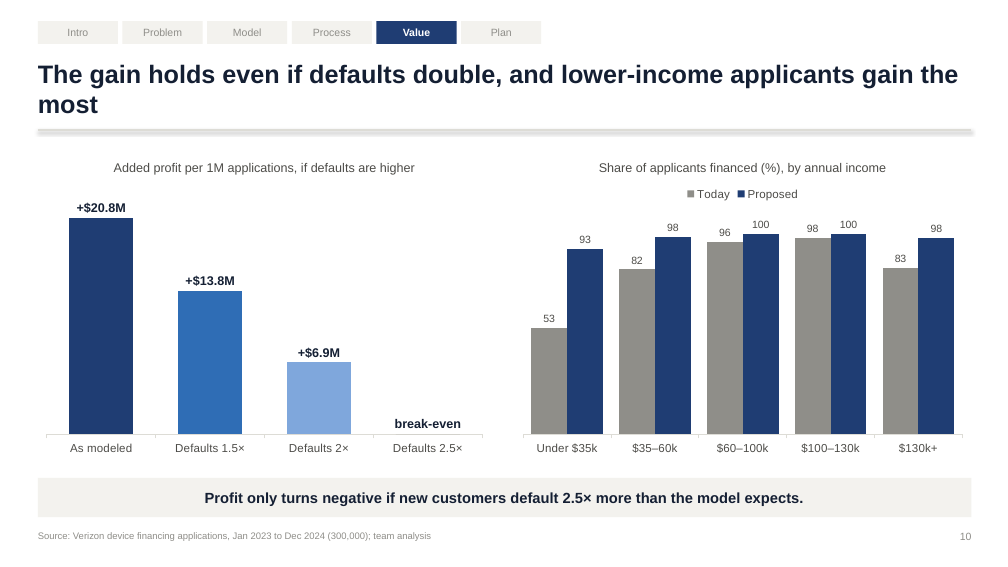
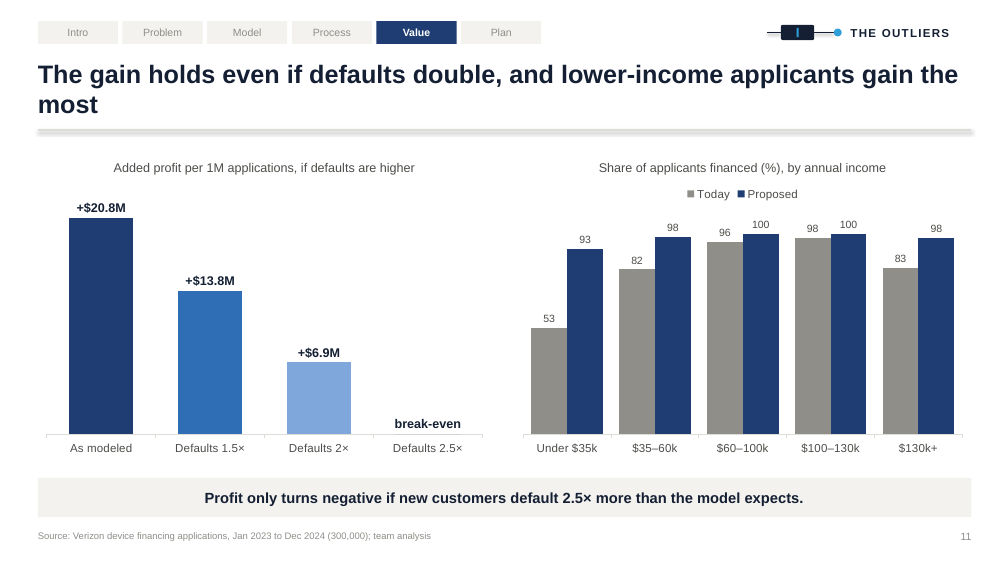
Before and after one commit to olerigha/Data-Learning, a slide deck: slide 11 of Leadership & Consulting in Data Science/Verizon EDA/Presentation/Verizon_Proposal_The_Outliers.pptx (slide 10 before the commit). Drawn at 1008x567 pixels with LibreOffice and Linux fonts; fonts in the diff are those of the drawing. Boxes give left, top, right and bottom in pixels: in the first picture for what was removed or moved away, otherwise in the second. Text is boxed around its words. In the diff, an @@ line names an element or a change of style, - is before the commit and + after.

```diff
--- a/Leadership & Consulting in Data Science/Verizon EDA/Presentation/Verizon_Proposal_The_Outliers.pptx
+++ b/Leadership & Consulting in Data Science/Verizon EDA/Presentation/Verizon_Proposal_The_Outliers.pptx
@@ rounded rectangle added at <box>781,25,814,40</box>, fill #141F33 @@
@@ rectangle added at <box>797,28,799,37</box>, fill #2E9FD9 @@
@@ ellipse added at <box>834,29,842,36</box>, fill #2E9FD9 @@
@@ text added at <box>850,29,949,37</box>, 11 pt, text #141F33, bold @@
+THE OUTLIERS
@@ line added from (768, 33) to (781, 33), #141F33 1.2 pt @@
@@ line added from (814, 33) to (834, 33), #141F33 1.2 pt @@
@@ text at <box>961,533,972,540</box>: text changed @@
-10
+11
```
Also in this commit, not shown: 12 other slides changed, 5 slides added, 3 slides removed, 44 other files.
